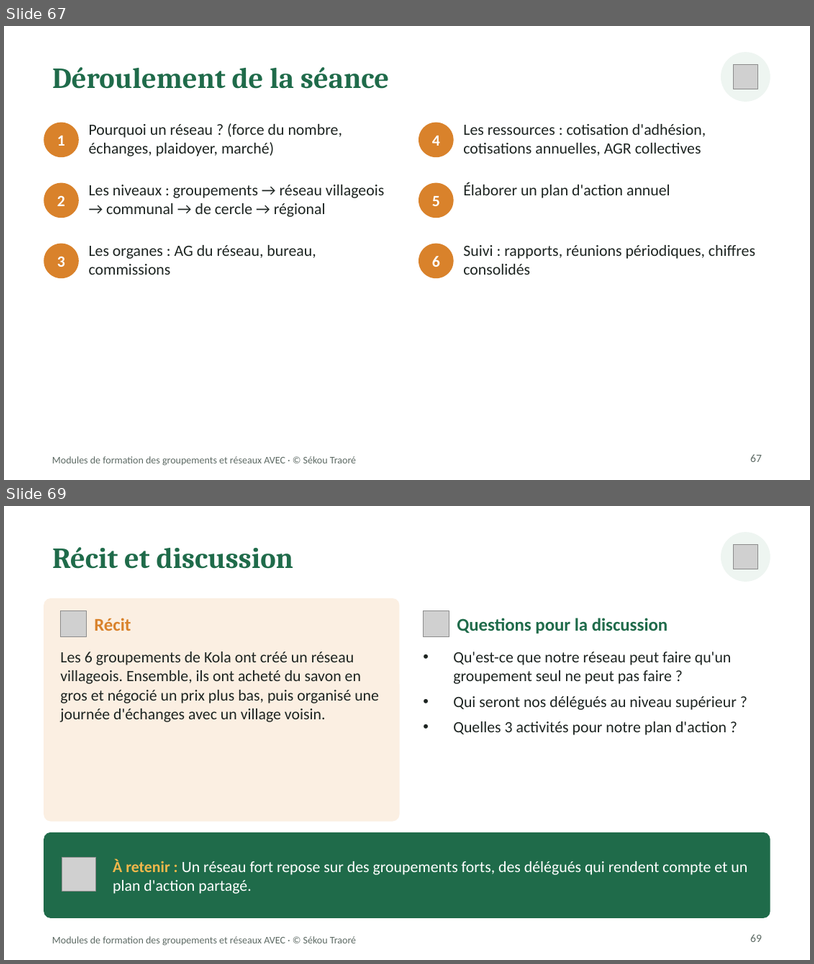
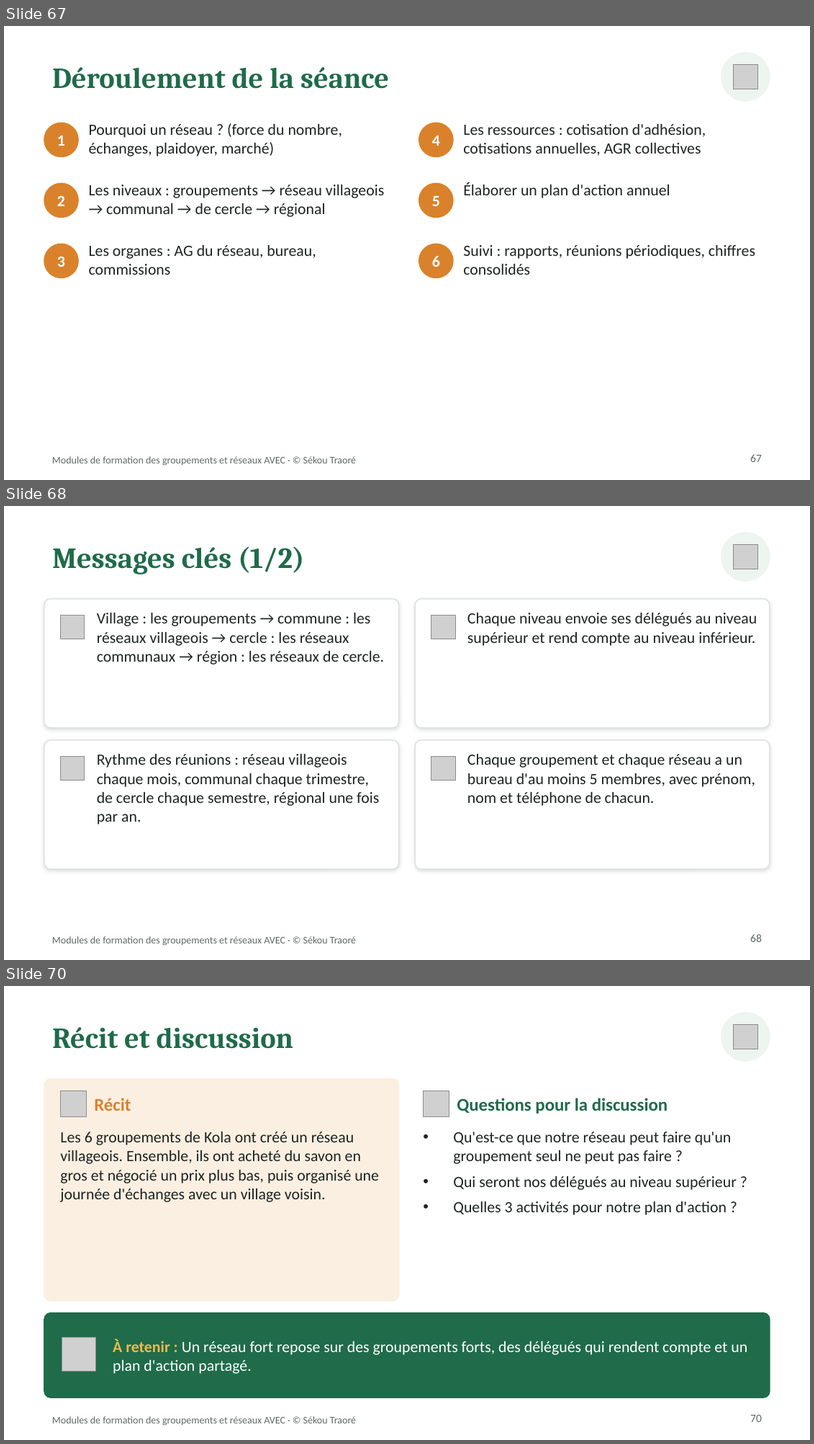
Before and after one commit to traoresekou857-byte/Caisse-Avec, a slide deck: Modules-formation-AVEC.pptx. Shown one above the other, each under a label of ours: slides 67 and 69 before the commit, slides 67, 68 and 70 after it; the slides between them are not shown. The pictures are 814x964 and 814x1444 pixels, drawn with LibreOffice and Linux fonts; fonts in the diff are those of the drawing; grey boxes stand for pictures. Boxes give left, top, right and bottom in pixels: in the first picture for what was removed or moved away, otherwise in the second. Text is boxed around its words. In the diff, an @@ line names an element or a change of style, - is before the commit and + after.

```diff
--- a/Modules-formation-AVEC.pptx
+++ b/Modules-formation-AVEC.pptx
@@ slide 68 added at (4, 506, 810, 960), background #FFFFFF; not listed: 1 template element that a slide beside it also shows @@
@@ title added at (52, 546, 304, 574), 26 pt, text #1F6B4A, bold @@
+Messages clés (1/2)
@@ ellipse added at (722, 533, 770, 581), fill #EEF5F1, outline #EEF5F1 1 pt @@
@@ picture added at (734, 545, 758, 569) @@
@@ rounded rectangle added at (44, 599, 399, 728), fill #FFFFFF, outline #DDE4E0 1 pt @@
@@ text added at (97, 613, 384, 664), 14 pt, text #1D2421 @@
+Village : les groupements → commune : les réseaux villageois → cercle : les réseaux communaux → région : les réseaux de cercle.
@@ rounded rectangle added at (415, 599, 770, 728), fill #FFFFFF, outline #DDE4E0 1 pt @@
@@ text added at (468, 613, 758, 646), 14 pt, text #1D2421 @@
+Chaque niveau envoie ses délégués au niveau supérieur et rend compte au niveau inférieur.
@@ picture added at (60, 615, 85, 639) @@
@@ picture added at (432, 615, 455, 639) @@
@@ rounded rectangle added at (44, 740, 399, 869), fill #FFFFFF, outline #DDE4E0 1 pt @@
@@ rounded rectangle added at (415, 740, 770, 869), fill #FFFFFF, outline #DDE4E0 1 pt @@
@@ picture added at (60, 756, 85, 780) @@
@@ text added at (97, 754, 379, 824), 14 pt, text #1D2421 @@
+Rythme des réunions : réseau villageois chaque mois, communal chaque trimestre, de cercle chaque semestre, régional une fois par an.
@@ picture added at (432, 756, 455, 780) @@
@@ text added at (468, 754, 756, 806), 14 pt, text #1D2421 @@
+Chaque groupement et chaque réseau a un bureau d'au moins 5 membres, avec prénom, nom et téléphone de chacun.
@@ page number added at (751, 934, 762, 942), 10 pt, text #5D6A64 @@
+68
@@ what was slide 69 is now slide 70 @@
@@ page number at (751, 1414, 762, 1422): text changed @@
-69
+70
```
Also in this commit, not shown: 1 slide changed, 2 other files.
